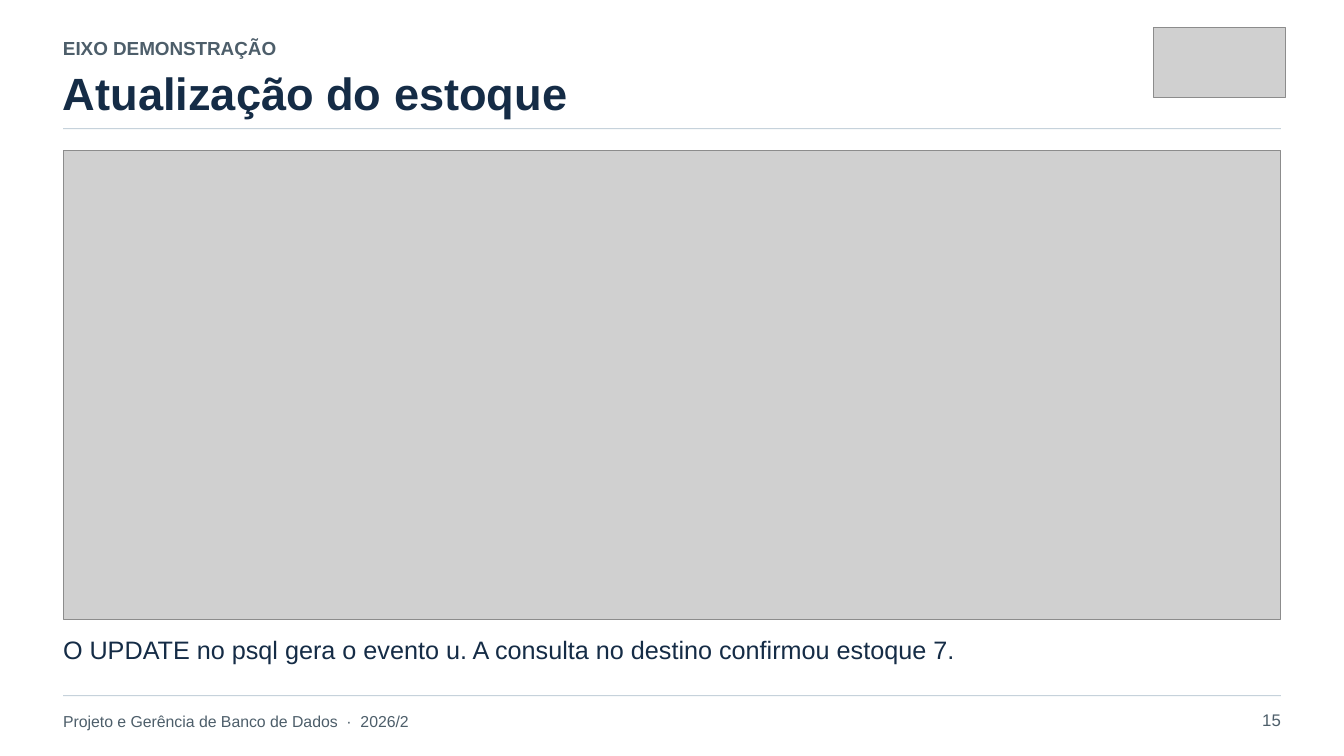
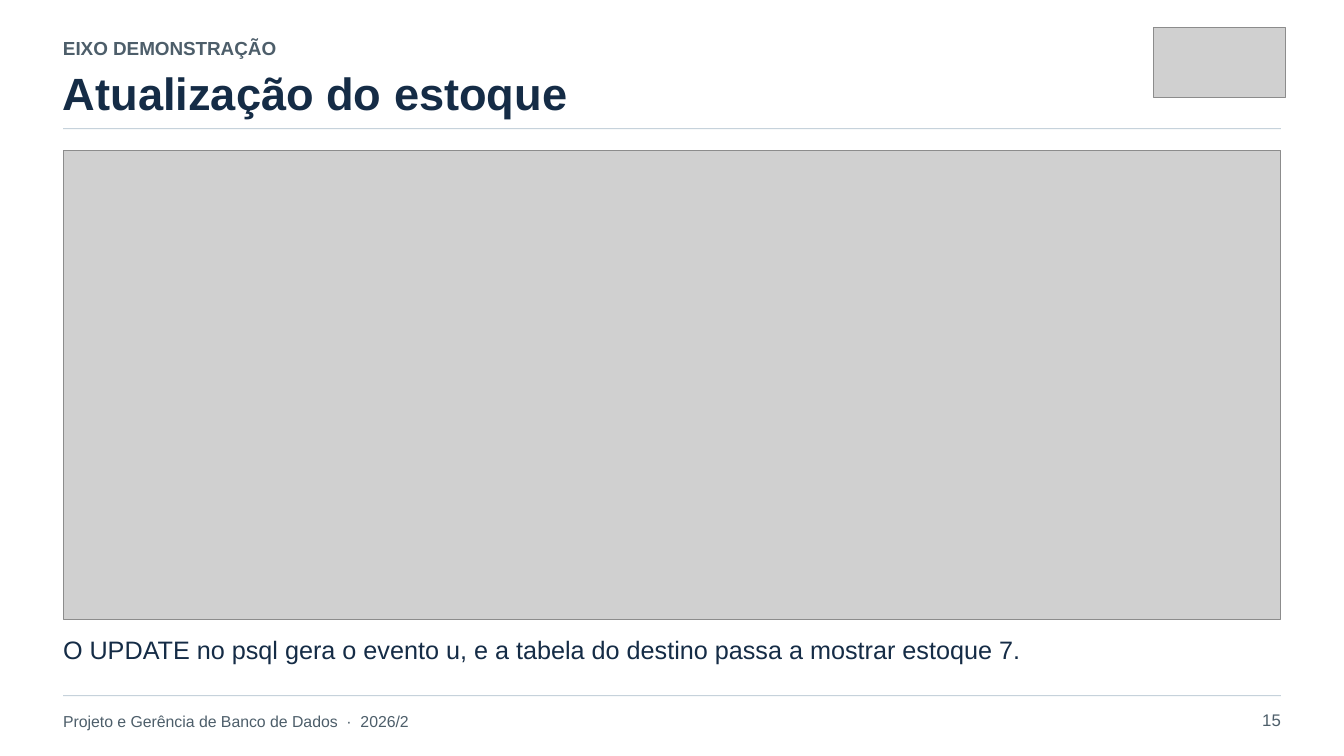
Before and after one commit to lucassbertol/debezium-pgbd, a slide deck: slide 15 of apresentacao/CDC-com-Debezium-e-PostgreSQL-final.pptx. Drawn at 1344x756 pixels with LibreOffice and Linux fonts; fonts in the diff are those of the drawing; grey boxes stand for pictures. Boxes give left, top, right and bottom in pixels: in the first picture for what was removed or moved away, otherwise in the second. Text is boxed around its words. In the diff, an @@ line names an element or a change of style, - is before the commit and + after.

```diff
--- a/apresentacao/CDC-com-Debezium-e-PostgreSQL-final.pptx
+++ b/apresentacao/CDC-com-Debezium-e-PostgreSQL-final.pptx
@@ text at (63, 640, 1020, 665): text changed @@
-O UPDATE no psql gera o evento u. A consulta no destino confirmou estoque 7.
+O UPDATE no psql gera o evento u, e a tabela do destino passa a mostrar estoque 7.
```
Also in this commit, not shown: 5 other slides changed, 10 other files.
